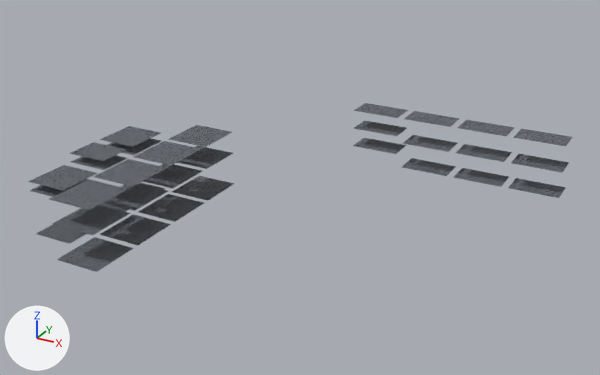
Renders of the glTF model models/ground_floor.gridfinity.glb from each side of a commit.
Both versions are drawn from a 50 mm camera at (26.69, 6.18, 4.07) aimed at (22.73, 13.38, 0.47). Arrows for +X, +Y and +Z are at lower left; the lights stay in place. The picture after the commit comes second. Where no turn or scale is listed for an object, it has been applied to the vertices.

Names of what the first picture shows: 'gridfinity__SF-E600a-D1-I1__', 'gridfinity__SF-E600a-D1__', 'gridfinity__SF-E600b-D1-I1__', 'gridfinity__SF-E600b-D1-I2__', 'gridfinity__SF-E600b-D1__', 'gridfinity__SF-E600c-D1-I1__', 'gridfinity__SF-E600c-D1-I2__', 'gridfinity__SF-E600c-D1__', 'gridfinity__SF-E700-D1-I1__', 'gridfinity__SF-E700-D1-I2__', 'gridfinity__SF-E700-D1__', 'gridfinity__SF-I600b-D1__' and 21 more.
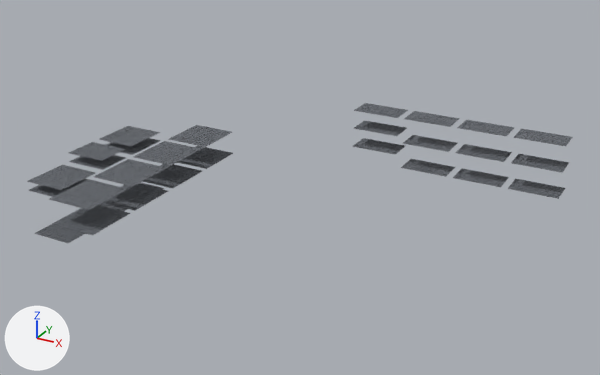
Pixel boxes (x1, y1, x2, y2) of what changed, in the pictures (600 x 375 px):
'gridfinity__SF-E700-D1__', deleted
    before: (57, 237, 133, 272)
'gridfinity__SF-E600c-D1__', deleted
    before: (100, 214, 171, 245)
'gridfinity__SF-E600b-D1__', deleted
    before: (138, 194, 204, 222)
'gridfinity__SF-E600a-D1__', deleted
    before: (172, 176, 234, 201)

The change, as a list of edits to the scene's bpy script:
```text
Remove ob_gridfinity__sf_e600a_d1:
    ob_gridfinity__sf_e600a_d1 = bpy.data.objects.new('gridfinity__SF-E600a-D1__', me_gridfinity__sf_e600a_d1)
    ob_gridfinity__sf_e600a_d1.location = (20.5, 13.8, 0.0)
Remove ob_gridfinity__sf_e600b_d1:
    ob_gridfinity__sf_e600b_d1 = bpy.data.objects.new('gridfinity__SF-E600b-D1__', me_gridfinity__sf_e600b_d1)
    ob_gridfinity__sf_e600b_d1.location = (20.5, 13.8, 0.0)
Remove ob_gridfinity__sf_e600c_d1:
    ob_gridfinity__sf_e600c_d1 = bpy.data.objects.new('gridfinity__SF-E600c-D1__', me_gridfinity__sf_e600c_d1)
    ob_gridfinity__sf_e600c_d1.location = (20.5, 13.8, 0.0)
Remove ob_gridfinity__sf_e700_d1:
    ob_gridfinity__sf_e700_d1 = bpy.data.objects.new('gridfinity__SF-E700-D1__', me_gridfinity__sf_e700_d1)
    ob_gridfinity__sf_e700_d1.location = (20.5, 13.8, 0.0)
```
